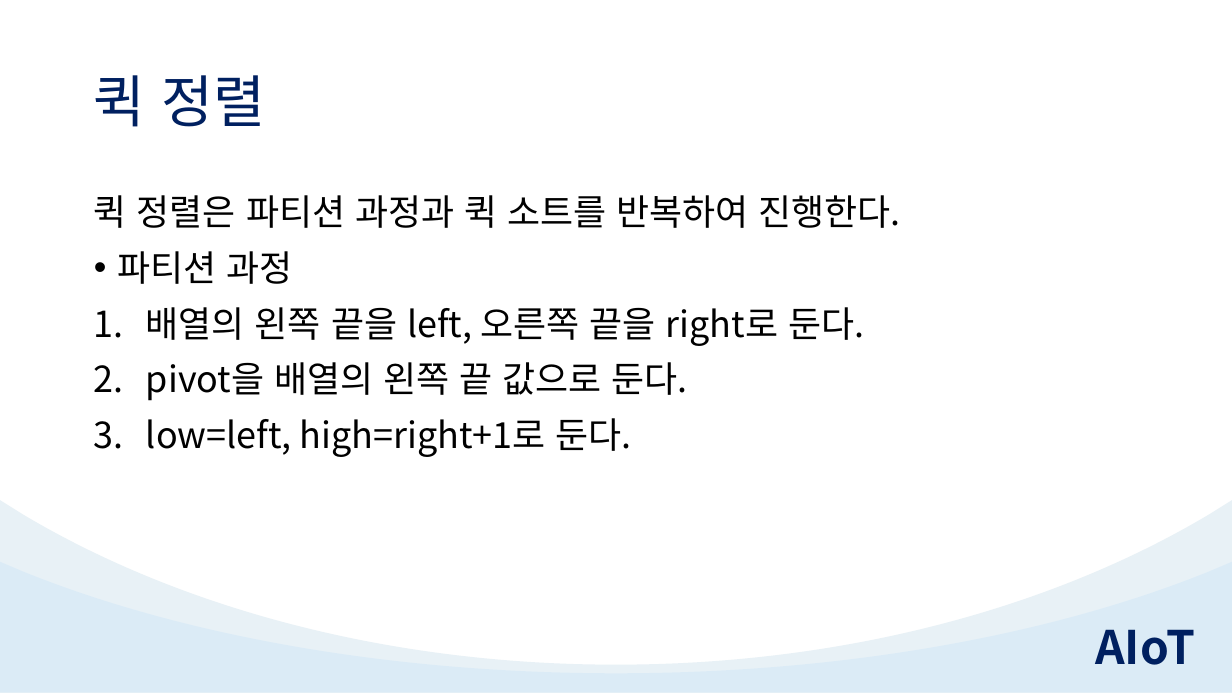
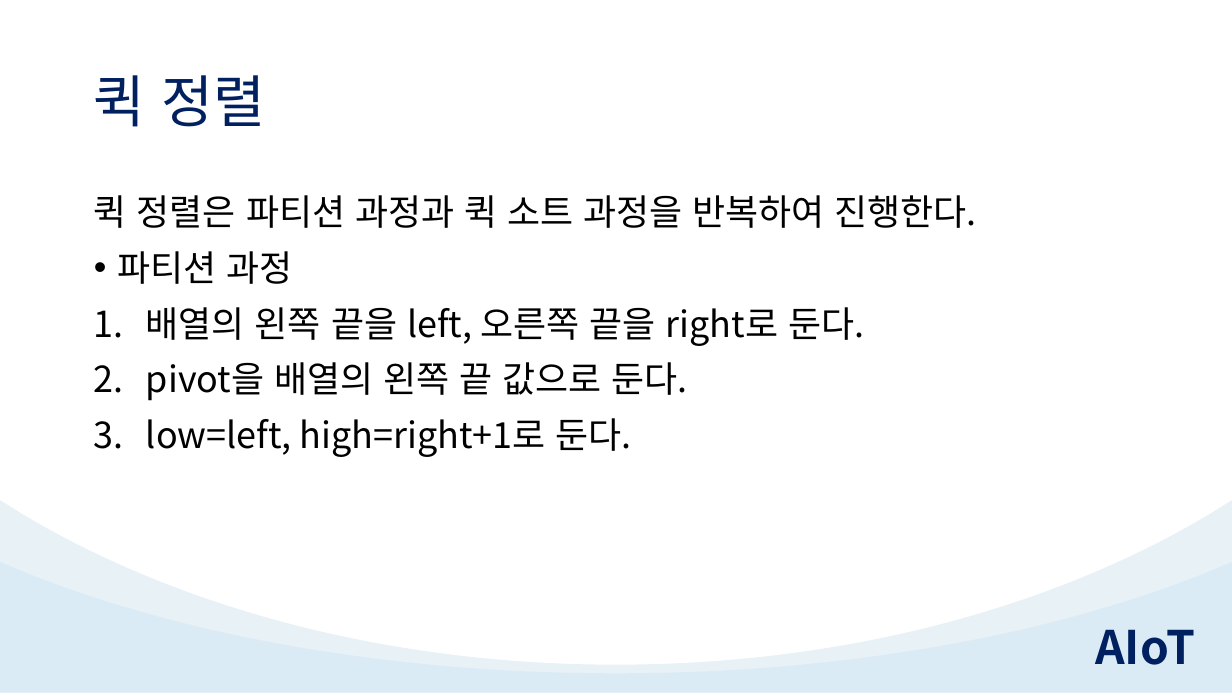
Before and after one commit to TeamAIoT/CS, a slide deck: slide 54 of 3.Algorithm/3.Algorithm.pptx. Drawn at 1232x693 pixels with LibreOffice and Linux fonts; fonts in the diff are those of the drawing. Boxes give left, top, right and bottom in pixels: in the first picture for what was removed or moved away, otherwise in the second. Text is boxed around its words. In the diff, an @@ line names an element or a change of style, - is before the commit and + after.

```diff
--- a/3.Algorithm/3.Algorithm.pptx
+++ b/3.Algorithm/3.Algorithm.pptx
@@ text at box(94, 195, 976, 228): text changed @@
-퀵 정렬은 파티션 과정과 퀵 소트를 반복하여 진행한다.
+퀵 정렬은 파티션 과정과 퀵 소트 과정을 반복하여 진행한다.
```
Also in this commit, not shown: 2 other slides changed, 1 slide added.
